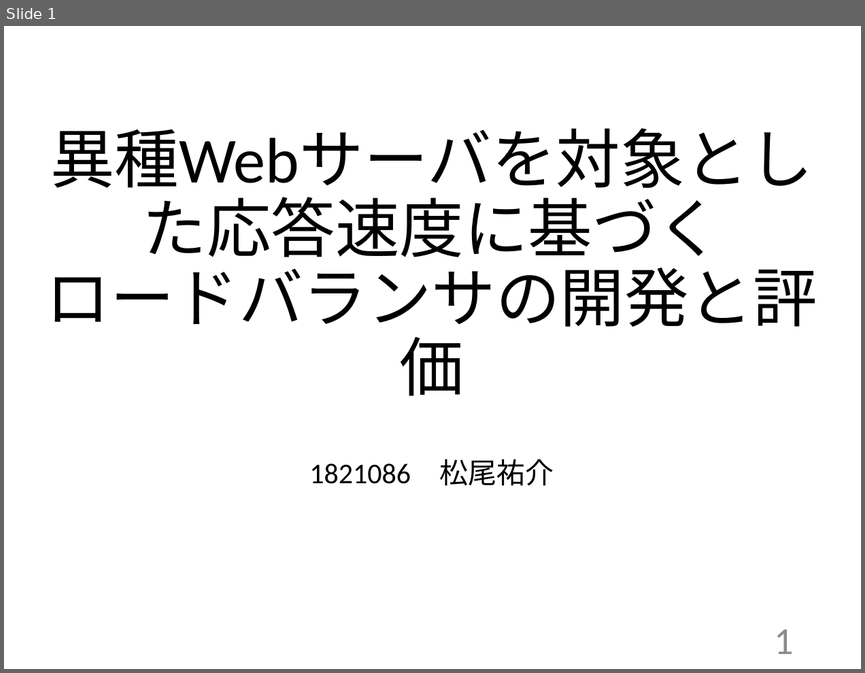
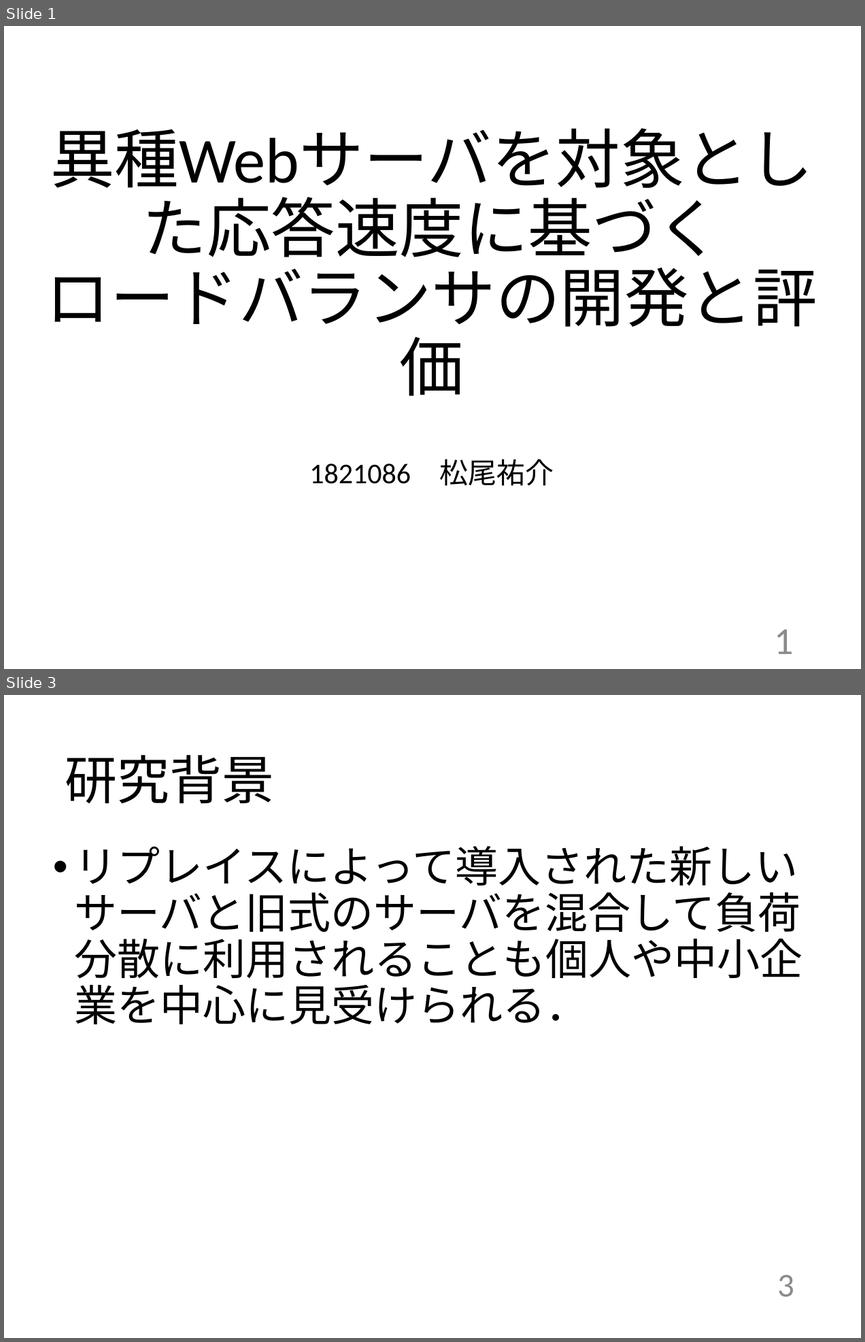
Before and after one commit to kait-takanolab/1821086_matsuo_thesis, a slide deck: 発表用/1821086_卒業研究発表会.pptx. Shown one above the other, each under a label of ours: slide 1 before the commit, slides 1 and 3 after it; the slides between them are not shown. The pictures are 865x673 and 865x1342 pixels, drawn with LibreOffice and Linux fonts; fonts in the diff are those of the drawing. Boxes give left, top, right and bottom in pixels: in the first picture for what was removed or moved away, otherwise in the second. Text is boxed around its words. In the diff, an @@ line names an element or a change of style, - is before the commit and + after.

```diff
--- a/発表用/1821086_卒業研究発表会.pptx
+++ b/発表用/1821086_卒業研究発表会.pptx
@@ slide 3 added at [4, 695, 861, 1338], background #FFFFFF @@
@@ title added at [65, 755, 274, 804], 44 pt, text #000000 @@
+研究背景
@@ text added at [74, 846, 802, 1024], 36 pt, text #000000 @@
+• リプレイスによって導入された新しいサーバと旧式のサーバを混合して負荷分散に利用されることも個人や中小企業を中心に見受けられる．
@@ page number added at [777, 1274, 794, 1296], 28 pt, text #8C8C8C @@
+3
```
Also in this commit, not shown: 5 slides changed, 2 other slides added, 3 slides removed, 1 other file.
